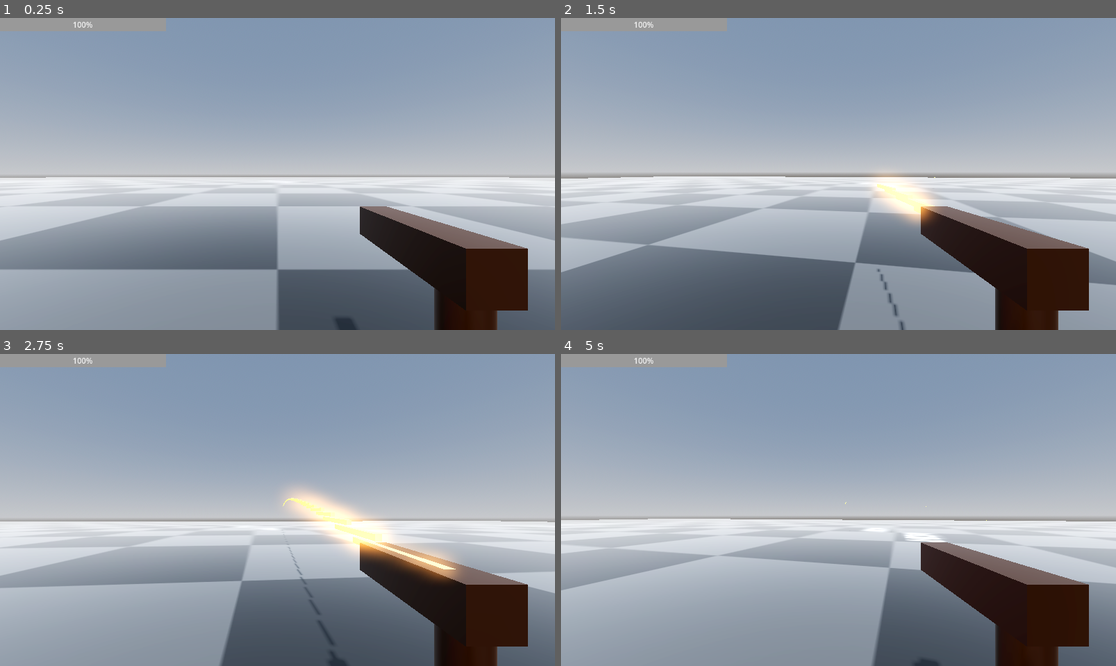
Above: before the commit, frames 1-4 (two rows, left to right).
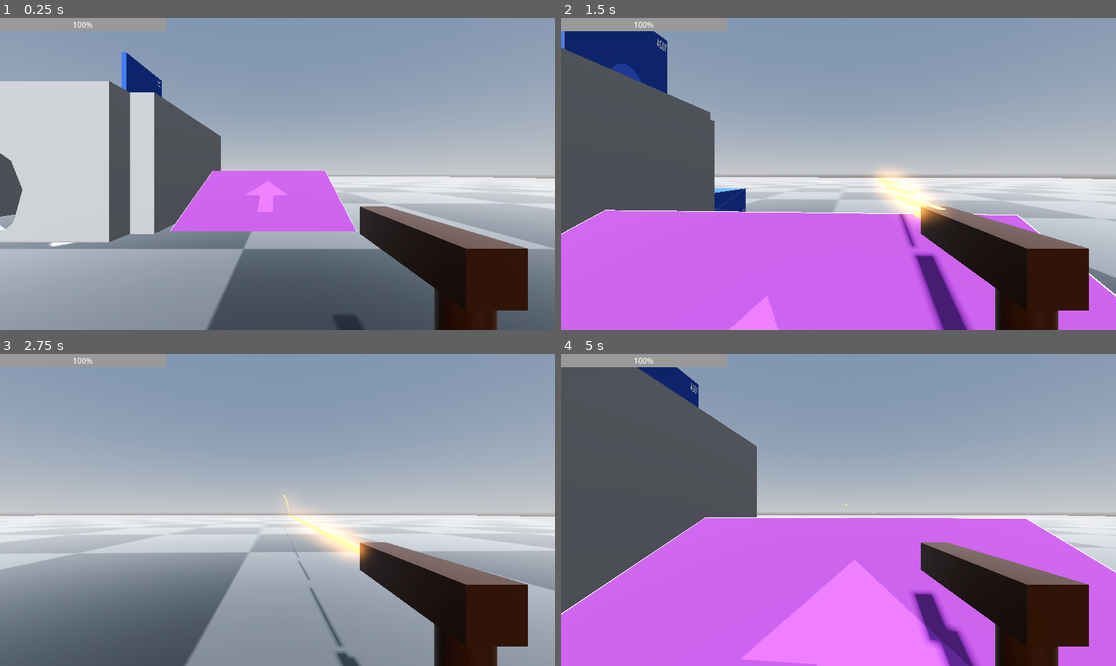
Above: after the commit, the same moments.

Repository: fallendynasty/nuclear
Game: Godot game, scene res://new_player_controller_test.tscn
The game is run twice, just before and just after one commit, with the same random seed, the same clock (stepped at 60 frames per second) and the same inputs.
Inputs (mouse positions are in pixels of both pictures, inside the frame that each line leads up to):
- Up to frame 1 (0.25 s): no input
- Up to frame 2 (1.5 s): tap Enter (ui_accept) at 0.5 s; move the mouse to (866, 174) at 0.52 s; hold W (forward) from 0.53 s (still down); tap Ctrl (sprint) at 0.6 s; click (866, 174) at 0.67 s; tap Space (jump) at 0.77, 0.8, 1.07, 1.35 s; move the mouse to (810, 174) at 1.27 s; click (810, 174) at 1.42 s
- Up to frame 3 (2.75 s): keep holding W (forward); tap Space (jump) at 1.52, 1.82, 2.3 s; tap Ctrl (sprint) at 1.55 s; move the mouse to (288, 503) at 2.02 s; press the mouse at (288, 503) at 2.03 s
- Up to frame 4 (5 s): keep holding W (forward); move the mouse to (832, 516) at 2.77 s; release the mouse at (832, 516) at 2.78 s; tap Shift (slide) at 2.85 s; click (832, 516) at 2.92 s; tap Space (jump) at 3.02, 3.32, 3.77, 3.8, 4.07, 4.52, 4.82 s; tap Ctrl (sprint) at 3.05, 3.6, 4.35 s; move the mouse to (877, 513) at 3.52 s; click (877, 513) at 3.67 s; tap ` (debug_reset_position, bound only after the commit) at 4.15 s; move the mouse to (794, 506) at 4.27 s; click (794, 506) at 4.42 s

The runs differ from the first frame. In frame 1, 27% of the frame differs, in the area x 0-100%, y 10-100%; in frame 2, 46%; in frame 3, 29%; in frame 4, 55%, in the area x 0-100%, y 4-100%.

Commit message:
add some more boxes parkour type shi

Diff:
--- /dev/null
+++ b/first_level.tscn
@@ -0,0 +1,72 @@
+[gd_scene load_steps=6 format=3 uid="uid://dwiwep22hhwou"]
+
+[ext_resource type="PackedScene" uid="uid://bs72ogkvdd7d6" path="res://addons/proto_controller/proto_controller.tscn" id="1_bogr0"]
+[ext_resource type="PackedScene" uid="uid://baqenyqh6exey" path="res://harmful_objects/spike.tscn" id="2_vv44e"]
+
+[sub_resource type="ProceduralSkyMaterial" id="ProceduralSkyMaterial_p6ibe"]
+sky_horizon_color = Color(0.64625, 0.65575, 0.67075, 1)
+ground_horizon_color = Color(0.64625, 0.65575, 0.67075, 1)
+
+[sub_resource type="Sky" id="Sky_l5oqg"]
+sky_material = SubResource("ProceduralSkyMaterial_p6ibe")
+
+[sub_resource type="Environment" id="Environment_s71qb"]
+background_mode = 2
+sky = SubResource("Sky_l5oqg")
+tonemap_mode = 2
+glow_enabled = true
+
+[node name="first level" type="Node3D"]
+
+[node name="WorldEnvironment" type="WorldEnvironment" parent="."]
+environment = SubResource("Environment_s71qb")
+
+[node name="DirectionalLight3D" type="DirectionalLight3D" parent="."]
+transform = Transform3D(1, 0, 0, 0, 0.5, 0.866025, 0, -0.866025, 0.5, 10, 5.853, 2.254)
+shadow_enabled = true
+
+[node name="goal" type="CSGTorus3D" parent="."]
+transform = Transform3D(1, 0, 0, 0, 1, 0, 0, 0, 1, -0.0495117, 0.154492, 0.87966)
+use_collision = true
+inner_radius = 0.688231
+outer_radius = 1.77482
+
+[node name="walls" type="CSGBox3D" parent="."]
+transform = Transform3D(1, 0, 0, 0, 1, 0, 0, 0, 1, -3.30152, 1.62095, 1.82944)
+use_collision = true
+size = Vector3(1, 3.56433, 6.01978)
+
+[node name="CSGBox3D" type="CSGBox3D" parent="walls"]
+transform = Transform3D(-4.37114e-08, 0, 1, 0, 1, 0, -1, 0, -4.37114e-08, 3.57668, 0.0585579, -3.09032)
+size = Vector3(1, 3.56433, 6.01978)
+
+[node name="CSGBox3D2" type="CSGBox3D" parent="walls"]
+transform = Transform3D(-4.37114e-08, 0, 1, 0, 1, 0, -1, 0, -4.37114e-08, 3.51944, 0.00946796, 3.51574)
+size = Vector3(1, 3.56433, 6.01978)
+
+[node name="box 3" type="CSGBox3D" parent="walls"]
+transform = Transform3D(1, 0, 0, 0, 1, 0, 0, 0, 1, 6.64586, 0.0112361, 0.379265)
+size = Vector3(1, 3.56433, 6.01978)
+
+[node name="window" type="CSGSphere3D" parent="walls"]
+transform = Transform3D(-0.330053, -0.205546, 0.921312, 0.204545, 0.937243, 0.282377, -0.921535, 0.281649, -0.267297, 3.47534, -0.670686, 3.40465)
+operation = 2
+radius = 1.30207
+radial_segments = 24
+
+[node name="floor" type="CSGBox3D" parent="."]
+transform = Transform3D(1, 0, 0, 0, 1, 0, 0, 0, 1, -0.00422287, -0.400185, 19.37)
+use_collision = true
+size = Vector3(62.6459, 0.737427, 65.5749)
+
+[node name="ProtoController" parent="." groups=["player"] instance=ExtResource("1_bogr0")]
+transform = Transform3D(1, 0, 0, 0, 1, 0, 0, 0, 1, 2.10961, 0.369581, -4.44925)
+can_sprint = true
+input_left = "left"
+input_right = "right"
+input_forward = "forward"
+input_back = "backwards"
+input_jump = "jump"
+
+[node name="spike" parent="." instance=ExtResource("2_vv44e")]
+transform = Transform3D(1, 0, 0, 0, 1, 0, 0, 0, 1, 6.64896, 0.51037, 0)
--- a/new_player_controller_test.tscn
+++ b/new_player_controller_test.tscn
@@ -1,8 +1,26 @@
-[gd_scene load_steps=8 format=3 uid="uid://5nwe6bxvb1ak"]
+[gd_scene load_steps=17 format=3 uid="uid://5nwe6bxvb1ak"]
 
 [ext_resource type="PackedScene" uid="uid://bpj8ln6w4yv72" path="res://player_controller/player.tscn" id="1_ovhvj"]
 [ext_resource type="Texture2D" uid="uid://dyyr1bb836e8q" path="res://textures/DevTextures2/final/normal/dark/dark_texture4_text.png" id="1_rdtmn"]
 [ext_resource type="PackedScene" uid="uid://baqenyqh6exey" path="res://harmful_objects/spike.tscn" id="2_akbtk"]
+[ext_resource type="Texture2D" uid="uid://b7ftuhan0lxq2" path="res://textures/DevTextures2/final/normal/blue/blue_texture8_text.png" id="4_7u2a6"]
+[ext_resource type="Texture2D" uid="uid://dh83fpawcm5pa" path="res://textures/DevTextures2/final/normal/orange/orange_texture8_text.png" id="5_vt46u"]
+[ext_resource type="Texture2D" uid="uid://15nops786sgv" path="res://textures/DevTextures2/final/normal/purple/arrows/purple_texture9_right.png" id="6_53lpq"]
+[ext_resource type="Texture2D" uid="uid://o1ays840yorc" path="res://textures/DevTextures2/final/normal/blue/blue_texture6_text.png" id="7_tqul3"]
+
+[sub_resource type="GDScript" id="GDScript_ds6o3"]
+script/source = "extends Node3D
+
+
+# Called when the node enters the scene tree for the first time.
+func _ready() -> void:
+	pass # Replace with function body.
+
+
+# Called every frame. 'delta' is the elapsed time since the previous frame.
+func _process(delta: float) -> void:
+	pass
+"
 
 [sub_resource type="ProceduralSkyMaterial" id="ProceduralSkyMaterial_p6ibe"]
 sky_horizon_color = Color(0.64625, 0.65575, 0.67075, 1)
@@ -23,7 +41,20 @@
 roughness = 0.0
 uv1_scale = Vector3(4, 4, 4)
 
+[sub_resource type="StandardMaterial3D" id="StandardMaterial3D_tcmal"]
+albedo_texture = ExtResource("4_7u2a6")
+
+[sub_resource type="StandardMaterial3D" id="StandardMaterial3D_m560y"]
+albedo_texture = ExtResource("5_vt46u")
+
+[sub_resource type="StandardMaterial3D" id="StandardMaterial3D_g1tc2"]
+albedo_texture = ExtResource("6_53lpq")
+
+[sub_resource type="StandardMaterial3D" id="StandardMaterial3D_f1mva"]
+albedo_texture = ExtResource("7_tqul3")
+
 [node name="NewPlayerControllerTest" type="Node3D"]
+script = SubResource("GDScript_ds6o3")
 
 [node name="WorldEnvironment" type="WorldEnvironment" parent="."]
 environment = SubResource("Environment_s71qb")
@@ -68,7 +99,8 @@
 material = SubResource("StandardMaterial3D_0rfyi")
 
 [node name="Player" parent="." instance=ExtResource("1_ovhvj")]
-transform = Transform3D(1, 0, 0, 0, 1, 0, 0, 0, 1, 0, 0, -9.30763)
+transform = Transform3D(-1, 0, -8.74228e-08, 0, 1, 0, 8.74228e-08, 0, -1, 6.93012, 0, 10.3142)
+inventory = null
 
 [node name="spike" parent="." instance=ExtResource("2_akbtk")]
 transform = Transform3D(1, 0, 0, 0, 1, 0, 0, 0, 1, 6.64896, 0.51037, 0)
@@ -77,8 +109,34 @@
 
 [node name="CSGBox3D" type="CSGBox3D" parent="Boxes"]
 transform = Transform3D(3.55226, 0, 0, 0, 1, 0, 0, 0, 4.57643, 0, 0.528781, -4.0554)
+use_collision = true
 size = Vector3(1, 1.33606, 1)
+material = SubResource("StandardMaterial3D_tcmal")
 
 [node name="CSGBox3D2" type="CSGBox3D" parent="Boxes"]
-transform = Transform3D(3.55226, 0, 0, 0, 2.31053, 0, 0, 0, 4.57643, -6.49303, 0.882691, -4.0554)
+transform = Transform3D(4.95081, 0, 0, 0, 1.54688, 0, 0, 0, 4.56895, -7.02515, 0.882691, -4.0554)
+use_collision = true
 size = Vector3(1, 1.33606, 1)
+material = SubResource("StandardMaterial3D_m560y")
+
+[node name="CSGBox3D3" type="CSGBox3D" parent="Boxes"]
+transform = Transform3D(1.47735, 0, 0, 0, 2.62733, 0, 0, 0, 4.59858, -8.2584, 1.52189, 2.33882)
+use_collision = true
+size = Vector3(1, 1.33606, 0.416016)
+material = SubResource("StandardMaterial3D_m560y")
+
+[node name="CSGBox3D4" type="CSGBox3D" parent="Boxes"]
+transform = Transform3D(1.47023, 0, 0, 0, 3.93143, 0, 0, 0, 4.57643, -5.8843, 1.52189, 2.33882)
+use_collision = true
+size = Vector3(1, 1.33606, 0.416016)
+material = SubResource("StandardMaterial3D_m560y")
+
+[node name="Ramp" type="CSGBox3D" parent="Boxes"]
+transform = Transform3D(4.88494, 0, 0, 0, 2.07547, -1.73484, 0, 0.967809, 3.72037, 6.561, -0.39029, 2.85838)
+use_collision = true
+material = SubResource("StandardMaterial3D_g1tc2")
+
+[node name="Wall" type="CSGBox3D" parent="Boxes"]
+transform = Transform3D(-1.74025e-07, 0, 0.298916, 0, 9.501, 0, -3.98124, 0, -1.3066e-08, -2.87246, 4.40606, -4.63483)
+use_collision = true
+material = SubResource("StandardMaterial3D_f1mva")
--- a/player_controller/player.tscn
+++ b/player_controller/player.tscn
@@ -115,8 +115,12 @@
 
 [node name="Player" type="CharacterBody3D" node_paths=PackedStringArray("CAMERA_CONTROLLER")]
 script = ExtResource("1_njpdr")
+MAX_SPEED = 7.0
+JUMP_VELOCITY = 7.0
+MOUSE_SENSITIVITY = 0.06
 CAMERA_CONTROLLER = NodePath("CameraController/Camera3D")
 inventory = SubResource("Resource_tsmg2")
+GRAVITY = 17.5
 
 [node name="CollisionShape3D" type="CollisionShape3D" parent="."]
 transform = Transform3D(1, 0, 0, 0, 1, 0, 0, 0, 1, 0, 1, 0)
--- a/player_controller/scripts/player.gd
+++ b/player_controller/scripts/player.gd
@@ -18,6 +18,7 @@
 @export var INPUT_JUMP: String = "jump"
 @export var INPUT_SPRINT : String = "sprint"
 @export var INPUT_SLIDE : String = "slide"
+@export var INPUT_DEBUG_RESET_POSITION: String = "debug_reset_position"
 
 @export_group("GUI_controls")
 @export var inventory: Inventory
@@ -31,7 +32,9 @@
 var _camera_rotation : Vector3
 # Get the gravity from the project settings to be synced with RigidBody nodes.
 # var gravity = ProjectSettings.get_setting("physics/3d/default_gravity")
-var GRAVITY = 9.81
+
+@export_group("Environmental Stats")
+@export var GRAVITY = 9.81
 
 # Healthbar and gun stuff
 @onready var healthbar = $CameraController/Camera3D/HealthBar
@@ -39,6 +42,8 @@
 var health = 100
 var bullet = load("res://guns/bullet.tscn")
 var bullet_instance
+
+var starting_coordinates: Vector3
 
 func _unhandled_input(event: InputEvent) -> void:
 	_mouse_input = event is InputEventMouseMotion and Input.get_mouse_mode() == Input.MOUSE_MODE_CAPTURED
@@ -49,8 +54,12 @@
 func _input(event):
 	if Input.is_key_pressed(KEY_ESCAPE):
 		get_tree().quit()
+	elif Input.is_action_just_pressed(INPUT_DEBUG_RESET_POSITION):
+		# reset player position
+		position = starting_coordinates
 
 func _ready():
+	starting_coordinates = position
 	add_to_group("player") # for spikes to detect the player
 	if CAMERA_CONTROLLER == null:
 		CAMERA_CONTROLLER = $CameraController/Camera3D
--- a/project.godot
+++ b/project.godot
@@ -66,3 +66,8 @@
 "events": [Object(InputEventKey,"resource_local_to_scene":false,"resource_name":"","device":-1,"window_id":0,"alt_press …(192 unchanged characters)…
 ]
 }
+debug_reset_position={
+"deadzone": 0.5,
+"events": [Object(InputEventKey,"resource_local_to_scene":false,"resource_name":"","device":-1,"window_id":0,"alt_pressed":false,"shift_pressed":false,"ctrl_pressed":false,"meta_pressed":false,"pressed":false,"keycode":0,"physical_keycode":96,"key_label":0,"unicode":96,"location":0,"echo":false,"script":null)
+]
+}
Not shown: 1 places in player_controller/player.tscn that only renumber resources
